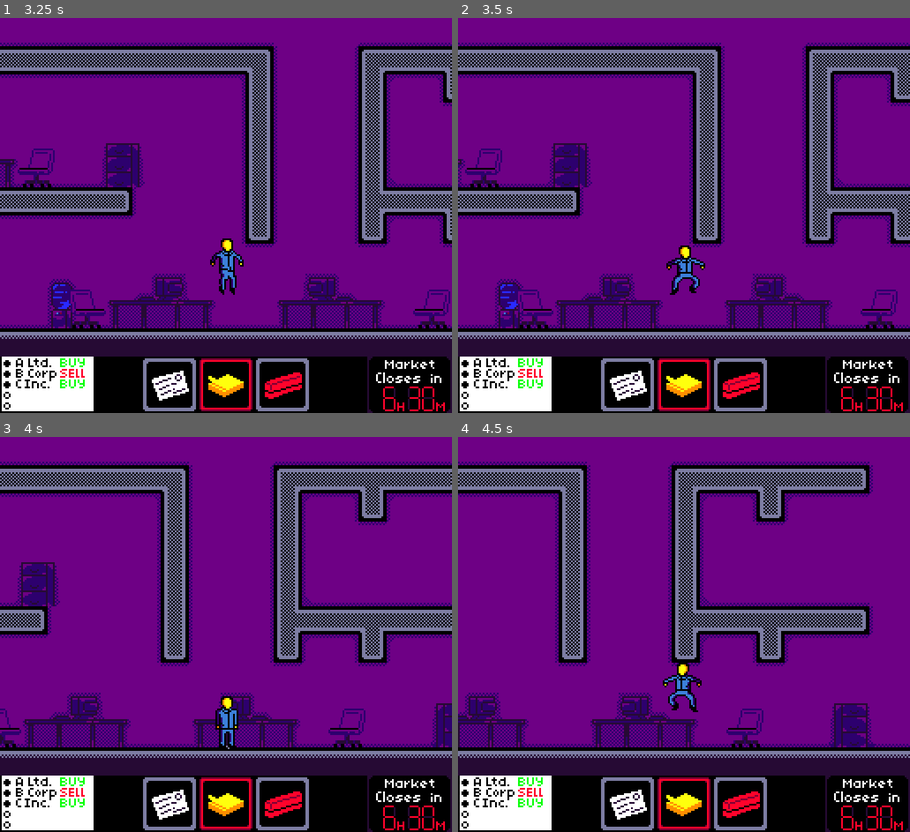
Above: before the commit, frames 1-4 (two rows, left to right).
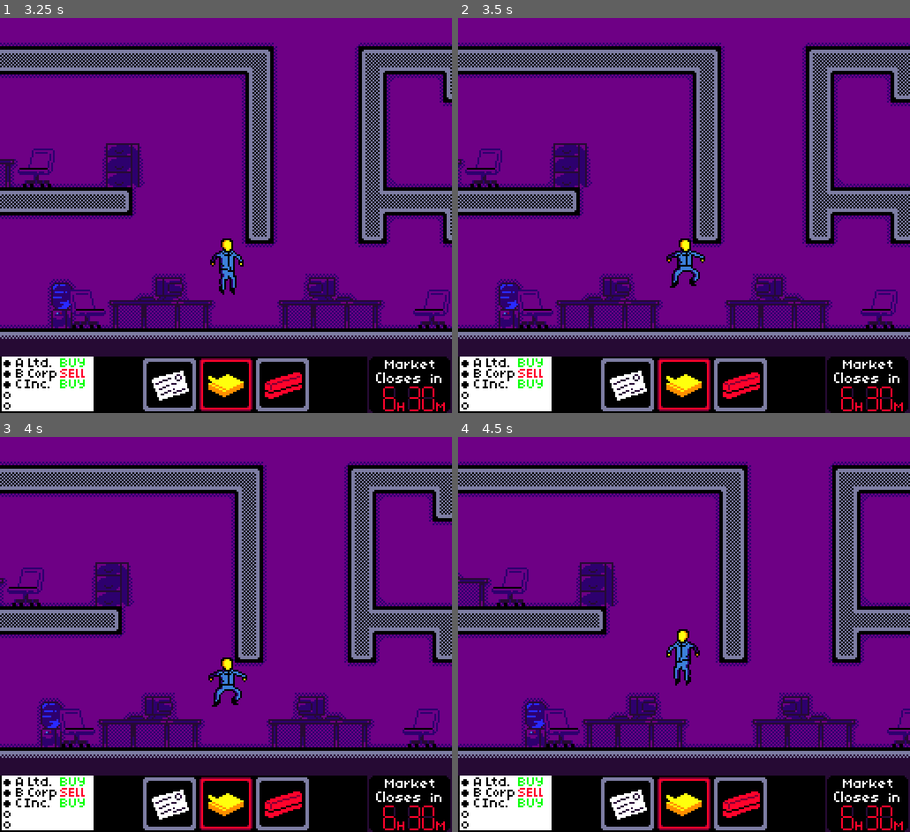
Above: after the commit, the same moments.

Repository: Team-Skeejy/lospec2
Game: Godot game, scene res://scenes/splash_screen.tscn
Two runs of this game, one before a commit and one after it. Both use one fixed random seed, a clock stepped at 60 frames per second and the inputs below.
Inputs:
- Up to frame 1 (3.25 s): tap Enter (Select) at 0.5 s; hold Space (A) 0.53-1.28 s; hold D (Right) 0.53-2.03 s; tap W (Up) at 0.77, 1.52, 3.02 s; tap Alt (B) at 0.8, 1.35, 2.3, 2.85 s; tap Space (A) at 1.55, 3.05 s; hold A (Left) 2.03-2.78 s; hold Space (A) 2.03-2.78 s; hold D (Right) from 2.78 s (still down)
- Up to frame 2 (3.5 s): keep holding D (Right)
- Up to frame 3 (4 s): keep holding D (Right); hold Enter (Select) from 3.53 s (still down); tap W (Up) at 3.77 s; tap Alt (B) at 3.8 s
- Up to frame 4 (4.5 s): release D (Right) at 4.28 s; release Enter (Select) at 4.28 s; hold A (Left) from 4.28 s (still down); tap Space (A) at 4.35 s

Frame 1 is identical in both runs. In frame 2, 0.6% of the frame differs, in the area x 46-55%, y 55-71%; in frame 3, 26%; in frame 4, 32%, in the area x 0-100%, y 6-82%.

Commit message:
physics process is now explicitly ran after that of player

Diff:
--- a/scenes/player.tscn
+++ b/scenes/player.tscn
@@ -93,10 +93,11 @@
 [sub_resource type="RectangleShape2D" id="RectangleShape2D_rmf5r"]
 size = Vector2(10, 31)
 
-[node name="Player" type="CharacterBody2D" node_paths=PackedStringArray("sprite", "interaction_area")]
+[node name="Player" type="CharacterBody2D" node_paths=PackedStringArray("sprite", "interaction_area", "inventory")]
 script = ExtResource("1_8kpki")
 sprite = NodePath("AnimatedSprite2D")
 interaction_area = NodePath("InteractionArea2D")
+inventory = NodePath("Inventory")
 
 [node name="Camera2D" type="Camera2D" parent="."]
 limit_bottom = 32
--- a/scripts/double_jump.gd
+++ b/scripts/double_jump.gd
@@ -18,6 +18,7 @@
 func jump_ended():
 	jumping = false
 
-func _physics_process(_delta: float):
+func physics_process(_delta: float):
 	if player.is_on_coyote_floor:
 		jumps_remaining = MAX_JUMPS
+	return false
--- a/scripts/item.gd
+++ b/scripts/item.gd
@@ -26,3 +26,6 @@
 
 func jump_ended() -> void:
   pass
+
+func physics_process(delta: float) -> bool:
+  return false
--- a/scripts/player.gd
+++ b/scripts/player.gd
@@ -32,7 +32,7 @@
 
 func evaluate_items():
 	items = []
-	for child: Node in get_children():
+	for child: Node in inventory.get_children():
 		if child is Item:
 			items.append(child)
 
@@ -120,16 +120,16 @@
 		is_default_jump = false
 		jumping = false
 
-		for item in items:
-			item.jump_ended()
+		for item in items: item.jump_ended()
 
 	if direction:
 		accelerate(direction, delta)
 	else:
 		add_friction(delta)
 
+	items.any(func(item): return item.physics_process(delta))
+
 	velocity = velocity.clamp(Vector2.ONE * -TERMINAL_VELOCITY, Vector2.ONE * TERMINAL_VELOCITY)
-
 	move_and_slide()
 
 	if velocity.x > 0:
--- a/scripts/wall_jump.gd
+++ b/scripts/wall_jump.gd
@@ -7,6 +7,7 @@
 var wall_grab_timer := WALL_GRAB_GRACE_PERIOD
 var jumping := false
 var flip_direction := true  # on lift off, the player needs to go opposite direction, this flips after the user lifts their direction keys
+var coyote_timer := Player.COYOTE_TIME
 
 func jump(_delta: float):
 	if !jumping && player.is_on_wall_only() && player.direction:
@@ -25,7 +26,7 @@
 func jump_ended():
 	jumping = false
 
-func _physics_process(delta: float):
+func physics_process(delta: float):
 	if player.is_on_wall_only() && player.direction && player.velocity.y >= 0:
 		if wall_grab_timer > 0:
 			wall_grab_timer = move_toward(wall_grab_timer, 0, delta)
@@ -35,7 +36,8 @@
 			override_gravity = false
 			player.velocity.y += WALL_GRAB_DECELLERATION * delta
 
-
 	else:
 			override_gravity = false
 			wall_grab_timer = WALL_GRAB_GRACE_PERIOD
+
+	return false
